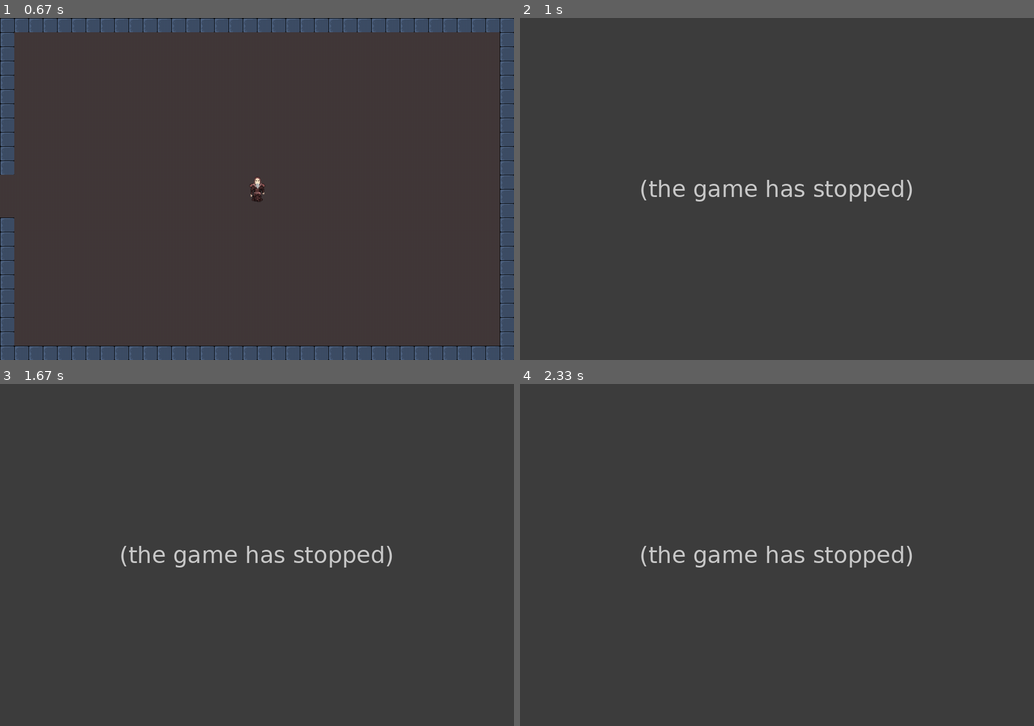
Above: before the commit, frames 1-4 (two rows, left to right).
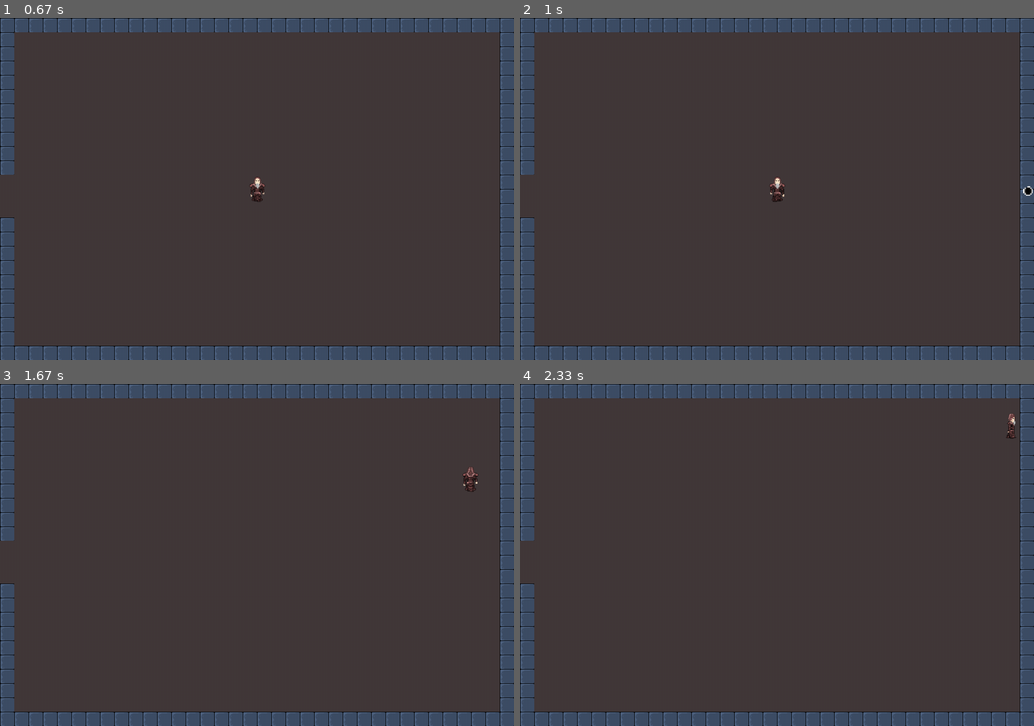
Above: after the commit, the same moments.

Repository: heavykisiel/PygameProject2
Game: pygame game, started from main.py
Same seed, same stepped clock (60 frames per second), same inputs: the game is played once before the commit and once after it.
Inputs:
- Up to frame 1 (0.67 s): click "START" at 0.38 s
- Up to frame 2 (1 s): tap Space at 0.67 s
- Up to frame 3 (1.67 s): hold Right 1-1.47 s; hold Up from 1.5 s (still down)
- Up to frame 4 (2.33 s): release Up at 1.8 s; hold Right 1.83-2.3 s

Frame 1 is identical in both runs. In frame 2, 14% of the frame differs, in the area x 0-100%, y 0-100%; in frame 3, 14%; in frame 4, 14%.
Error before the commit: TypeError: Load_Bullet_test_Texture() takes 0 positional arguments but 1 was given (Bullets....; the game stopped at 0.72 s (later frames are placeholders)

Commit message:
Add files via upload

Diff:
--- a/textures/TextureLoader.py
+++ b/textures/TextureLoader.py
@@ -20,7 +20,12 @@
     player_img.set_colorkey((246, 246, 246))
     return player_img
 
+def Load_Bullet_test_Texture(i):
+    player_img = pygame.image.load(f'textures/bullet/{i}.png').convert_alpha()
+    player_img = pygame.transform.scale(player_img, (20, 20))
+    player_img.set_colorkey((246, 246, 246))
 
+    return player_img
 def Load_Enemy_Texture(i):
     enemy_img = pygame.image.load(f'textures/{i}.png').convert_alpha()
     enemy_img = pygame.transform.scale(enemy_img, (100, 100))
@@ -107,11 +112,3 @@
     self.screen.blit(img1, self.buttons[1])
     self.screen.blit(img2, self.buttons[2])
     self.screen.blit(img3, (self.screen_size[0] / 3 + 40, self.screen_size[1] / 3))
-
-
-def Load_Bullet_test_Texture():
-    player_img = pygame.image.load('textures/bullet.png').convert_alpha()
-    player_img = pygame.transform.scale(player_img, (20, 20))
-    player_img.set_colorkey((246, 246, 246))
-
-    return player_img
